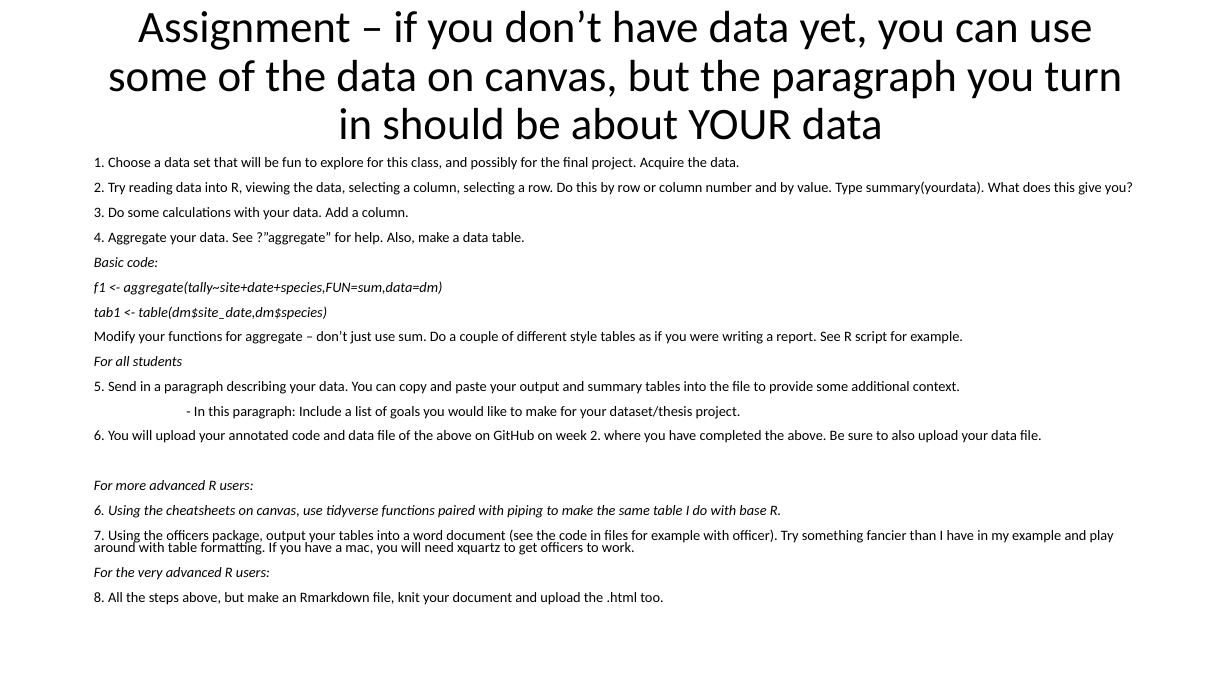
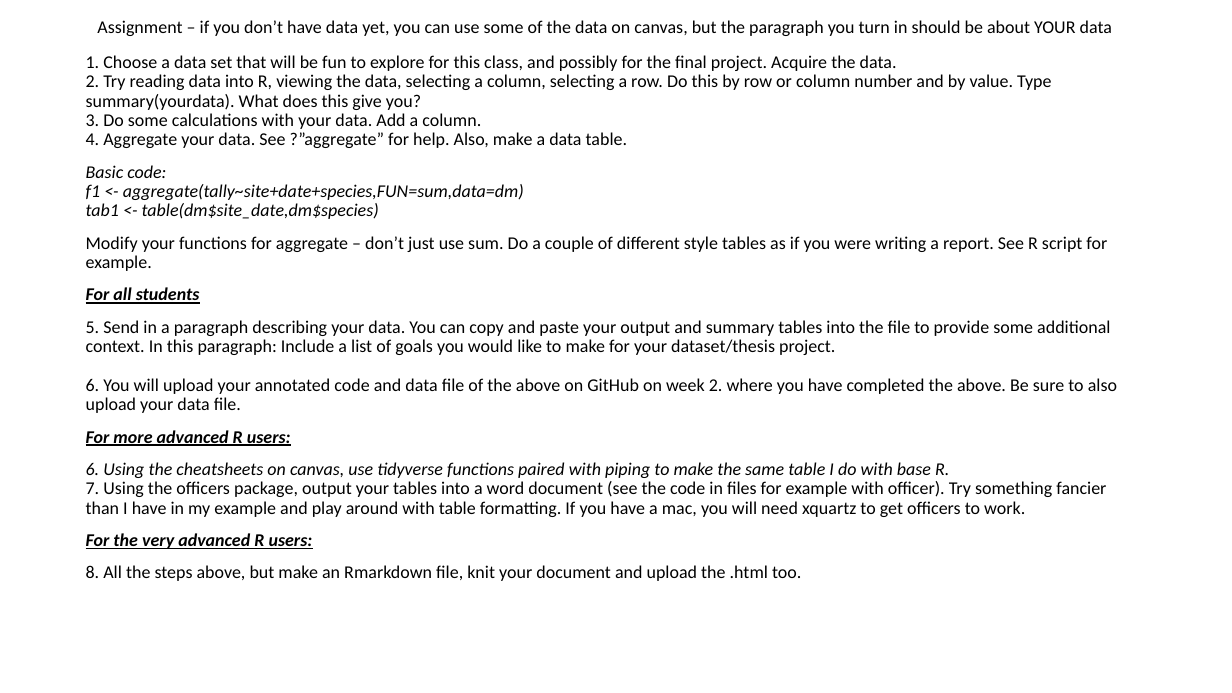
Before and after one commit to VTQuantMethodsEEB/klangwig, a slide deck: slide 8 of lectures/week_1_intro_to_R/ex1_intro_to_R.pptx. Drawn at 1232x693 pixels with LibreOffice and Linux fonts; fonts in the diff are those of the drawing. Boxes give left, top, right and bottom in pixels: in the first picture for what was removed or moved away, otherwise in the second. Text is boxed around its words. In the diff, an @@ line names an element or a change of style, - is before the commit and + after.

Commit message:
updated week 2

```diff
--- a/lectures/week_1_intro_to_R/ex1_intro_to_R.pptx
+++ b/lectures/week_1_intro_to_R/ex1_intro_to_R.pptx
@@ title "Assignment – if you don’t ...": place and size @@
-title "Assignment – if you don’t ..." at [108,10,1122,140]
+title "Assignment – if you don’t ..." at [97,20,1112,36]
@@ title "Assignment – if you don’t ..." at [97,20,1112,36]: size 35 to 14 pt @@
@@ text "1. Choose a data set ...": place and size @@
-text "1. Choose a data set ..." at [94,157,1133,605]
+text "1. Choose a data set ..." at [86,55,1117,549]
@@ text at [86,55,1052,219]: text changed; size 11.2 to 14 pt @@
-1. Choose a data set that will be fun to explore for this class, and possibly for the final project. Acquire the data.
-2. Try reading data into R, viewing the data, selecting a column, selecting a row. Do this by row or column number and by value. Type summary(yourdata). What does this give you?
-3. Do some calculations with your data. Add a column.
-4. Aggregate your data. See ?”aggregate” for help. Also, make a data table.
-Basic code:
-f1 <- aggregate(tally~site+date+species,FUN=sum,data=dm)
-tab1 <- table(dm$site_date,dm$species)
+1. Choose a data set that will be fun to explore for this class, and possibly for the final project. Acquire the data.
+2. Try reading data into R, viewing the data, selecting a column, selecting a row. Do this by row or column number and by value. Type summary(yourdata). What does this give you?
+3. Do some calculations with your data. Add a column.
+4. Aggregate your data. See ?”aggregate” for help. Also, make a data table.
+Basic code:
+f1 <- aggregate(tally~site+date+species,FUN=sum,data=dm)
+tab1 <- table(dm$site_date,dm$species)
@@ text at [86,236,1107,549]: size 11.2 to 14 pt in "Modify your functions for aggregate – don’t ...", "For all students", "For more advanced R users:", "For the very advanced R users:" and 1 more places; bold on, underline on in "For all students", "For more advanced R users:", "For the very advanced R users:"; line spacing 0.7 to 0.9 @@
@@ text at [86,320,1117,413]: text changed; size 11.2 to 14 pt @@
-5. Send in a paragraph describing your data. You can copy and paste your output and summary tables into the file to provide some additional context.
-- In this paragraph: Include a list of goals you would like to make for your dataset/thesis project.
-6. You will upload your annotated code and data file of the above on GitHub on week 2. where you have completed the above. Be sure to also upload your data file.
+5. Send in a paragraph describing your data. You can copy and paste your output and summary tables into the file to provide some additional context. In this paragraph: Include a list of goals you would like to make for your dataset/thesis project.
+6. You will upload your annotated code and data file of the above on GitHub on week 2. where you have completed the above. Be sure to also upload your data file.
@@ text at [86,462,1106,517]: text changed; size 11.2 to 14 pt @@
-6. Using the cheatsheets on canvas, use tidyverse functions paired with piping to make the same table I do with base R.
-7. Using the officers package, output your tables into a word document (see the code in files for example with officer). Try something fancier than I have in my example and play around with table formatting. If you have a mac, you will need xquartz to get officers to work.
+6. Using the cheatsheets on canvas, use tidyverse functions paired with piping to make the same table I do with base R.
+7. Using the officers package, output your tables into a word document (see the code in files for example with officer). Try something fancier than I have in my example and play around with table formatting. If you have a mac, you will need xquartz to get officers to work.
```
Also in this commit, not shown: 5 other files.
